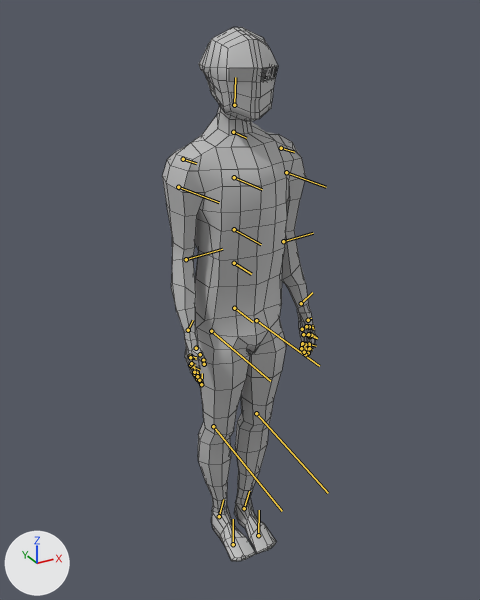
One commit to the FBX model Assets/Maya/Ghost2.fbx: the scene before it, then after it.
One viewpoint serves both versions: a 50 mm lens placed at (-0.13, -0.241, 0.251), pointed at (0.002, -0.001, 0.131). The axes (+X, +Y, +Z) are drawn at lower left. The lights are the same throughout. The bones that bend it are drawn over the model as lines. Mesh edges are drawn as thin lines.

The first picture shows 'LIGHTMAN'.
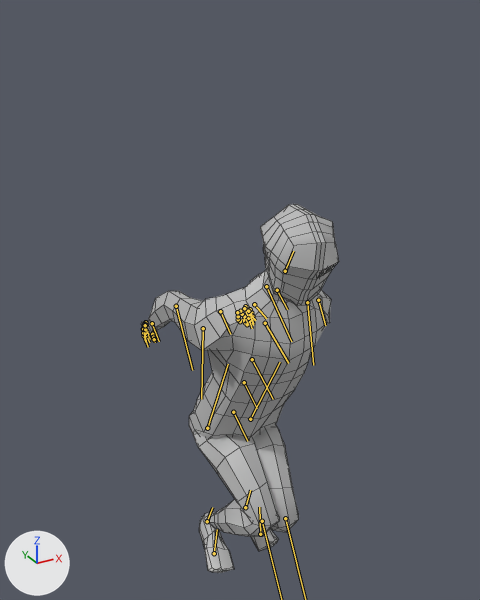
The newer file adds an action. The first version stands in its rest pose; the second is drawn at frame 41 of the action 'Take 001'.

Changed parts and their boxes [x1, y1, x2, y2] in the pictures (480 x 600 px):
'LIGHTMAN', posed (28% wider, 31% shorter)
    before: [162, 27, 316, 561]
    after: [141, 204, 339, 573]
bone 'Character1_Hips', root to tip
    before: (234, 308) to (253, 322)
    after: (233, 412) to (247, 441)
bone 'Character1_LeftUpLeg', root to tip
    before: (256, 320) to (319, 366)
    after: (250, 419) to (280, 362)
bone 'Character1_LeftFoot', root to tip
    before: (244, 508) to (249, 491)
    after: (245, 507) to (250, 490)
bone 'Character1_RightUpLeg', root to tip
    before: (211, 331) to (270, 381)
    after: (207, 428) to (228, 364)
bone 'Character1_RightFoot', root to tip
    before: (219, 516) to (223, 499)
    after: (207, 521) to (212, 507)
bone 'Character1_LeftShoulder', root to tip
    before: (281, 148) to (294, 152)
    after: (318, 300) to (325, 325)
bone 'Character1_LeftArm', root to tip
    before: (286, 172) to (326, 187)
    after: (307, 302) to (313, 365)
bone 'Character1_LeftForeArm', root to tip
    before: (283, 241) to (313, 233)
    after: (266, 286) to (291, 341)
bone 'Character1_RightShoulder', root to tip
    before: (183, 159) to (196, 163)
    after: (220, 311) to (230, 334)
bone 'Character1_RightArm', root to tip
    before: (178, 187) to (219, 202)
    after: (203, 328) to (201, 399)
bone 'Character1_RightForeArm', root to tip
    before: (186, 259) to (222, 249)
    after: (176, 306) to (192, 370)
bone 'Character1_RightHand', root to tip
    before: (188, 330) to (193, 320)
    after: (152, 323) to (159, 341)

The change, as a list of edits to the scene's bpy script:
```text
Change bone_character1_hips:
    where bone_character1_hips = bpy.data.objects['Character1_Reference'].pose.bones['Character1_Hips']
    bone_character1_hips.location: (0.0, 0.0, 0.0) -> (20.8, 3.4, 30.9)
    bone_character1_hips.rotation_quaternion: (1.0, 0.0, 0.0, 0.0) -> (0.982, 0.167, -0.034, -0.088)  # degrees (0, 0, 0) -> degrees (19, -2, -11)
Change bone_character1_leftupleg:
    where bone_character1_leftupleg = bpy.data.objects['Character1_Reference'].pose.bones['Character1_LeftUpLeg']  # child of 'Character1_Hips'
    bone_character1_leftupleg.rotation_quaternion: (1.0, 0.0, 0.0, 0.0) -> (0.761, 0.031, -0.006, 0.648)  # degrees (0, 0, 0) -> degrees (2, -3, 81)
Change bone_character1_leftleg:
    where bone_character1_leftleg = bpy.data.objects['Character1_Reference'].pose.bones['Character1_LeftLeg']  # child of 'Character1_LeftUpLeg'
    bone_character1_leftleg.rotation_quaternion: (1.0, 0.0, 0.0, 0.0) -> (0.564, -0.027, 0.069, -0.822)  # degrees (0, 0, 0) -> degrees (-8, 2, -111)
Change bone_character1_leftfoot:
    where bone_character1_leftfoot = bpy.data.objects['Character1_Reference'].pose.bones['Character1_LeftFoot']  # child of 'Character1_LeftLeg'
    bone_character1_leftfoot.rotation_quaternion: (1.0, 0.0, 0.0, 0.0) -> (0.893, -0.093, 0.038, 0.438)  # degrees (0, 0, 0) -> degrees (-8, 9, 52)
Change bone_character1_rightupleg:
    where bone_character1_rightupleg = bpy.data.objects['Character1_Reference'].pose.bones['Character1_RightUpLeg']  # child of 'Character1_Hips'
    bone_character1_rightupleg.rotation_quaternion: (1.0, 0.0, 0.0, 0.0) -> (0.733, -0.03, 0.074, 0.675)  # degrees (0, 0, 0) -> degrees (3, 9, 86)
Change bone_character1_rightleg:
    where bone_character1_rightleg = bpy.data.objects['Character1_Reference'].pose.bones['Character1_RightLeg']  # child of 'Character1_RightUpLeg'
    bone_character1_rightleg.rotation_quaternion: (1.0, 0.0, 0.0, 0.0) -> (0.557, 0.051, -0.076, -0.825)  # degrees (0, 0, 0) -> degrees (11, 0, -112)
Change bone_character1_rightfoot:
    where bone_character1_rightfoot = bpy.data.objects['Character1_Reference'].pose.bones['Character1_RightFoot']  # child of 'Character1_RightLeg'
    bone_character1_rightfoot.rotation_quaternion: (1.0, 0.0, 0.0, 0.0) -> (0.929, 0.113, -0.07, 0.346)  # degrees (0, 0, 0) -> degrees (10, -12, 40)
Change bone_character1_leftshoulder:
    where bone_character1_leftshoulder = bpy.data.objects['Character1_Reference'].pose.bones['Character1_LeftShoulder']  # child of 'Character1_Spine2'
    bone_character1_leftshoulder.rotation_quaternion: (1.0, 0.0, 0.0, 0.0) -> (0.93, -0.016, -0.048, -0.363)  # degrees (0, 0, 0) -> degrees (0, -6, -43)
Change bone_character1_leftarm:
    where bone_character1_leftarm = bpy.data.objects['Character1_Reference'].pose.bones['Character1_LeftArm']  # child of 'Character1_LeftShoulder'
    bone_character1_leftarm.rotation_quaternion: (1.0, 0.0, 0.0, 0.0) -> (0.978, -0.053, 0.052, -0.196)  # degrees (0, 0, 0) -> degrees (-7, 5, -23)
Change bone_character1_leftforearm:
    where bone_character1_leftforearm = bpy.data.objects['Character1_Reference'].pose.bones['Character1_LeftForeArm']  # child of 'Character1_LeftArm'
    bone_character1_leftforearm.rotation_quaternion: (1.0, 0.0, 0.0, 0.0) -> (0.987, -0.025, 0.034, 0.152)  # degrees (0, 0, 0) -> degrees (-2, 4, 17)
Change bone_character1_rightshoulder:
    where bone_character1_rightshoulder = bpy.data.objects['Character1_Reference'].pose.bones['Character1_RightShoulder']  # child of 'Character1_Spine2'
    bone_character1_rightshoulder.rotation_quaternion: (1.0, 0.0, 0.0, 0.0) -> (0.991, 0.002, -0.108, -0.082)  # degrees (0, 0, 0) -> degrees (1, -12, -10)
Change bone_character1_rightarm:
    where bone_character1_rightarm = bpy.data.objects['Character1_Reference'].pose.bones['Character1_RightArm']  # child of 'Character1_RightShoulder'
    bone_character1_rightarm.rotation_quaternion: (1.0, 0.0, 0.0, 0.0) -> (0.878, -0.03, 0.08, -0.471)  # degrees (0, 0, 0) -> degrees (-7, 6, -57)
Change bone_character1_rightforearm:
    where bone_character1_rightforearm = bpy.data.objects['Character1_Reference'].pose.bones['Character1_RightForeArm']  # child of 'Character1_RightArm'
    bone_character1_rightforearm.rotation_quaternion: (1.0, 0.0, 0.0, 0.0) -> (0.99, 0.028, 0.07, 0.123)  # degrees (0, 0, 0) -> degrees (4, 8, 14)
Change bone_character1_righthand:
    where bone_character1_righthand = bpy.data.objects['Character1_Reference'].pose.bones['Character1_RightHand']  # child of 'Character1_RightForeArm'
    bone_character1_righthand.rotation_quaternion: (1.0, 0.0, 0.0, 0.0) -> (0.994, -0.089, 0.044, -0.037)  # degrees (0, 0, 0) -> degrees (-10, 5, -5)
```
